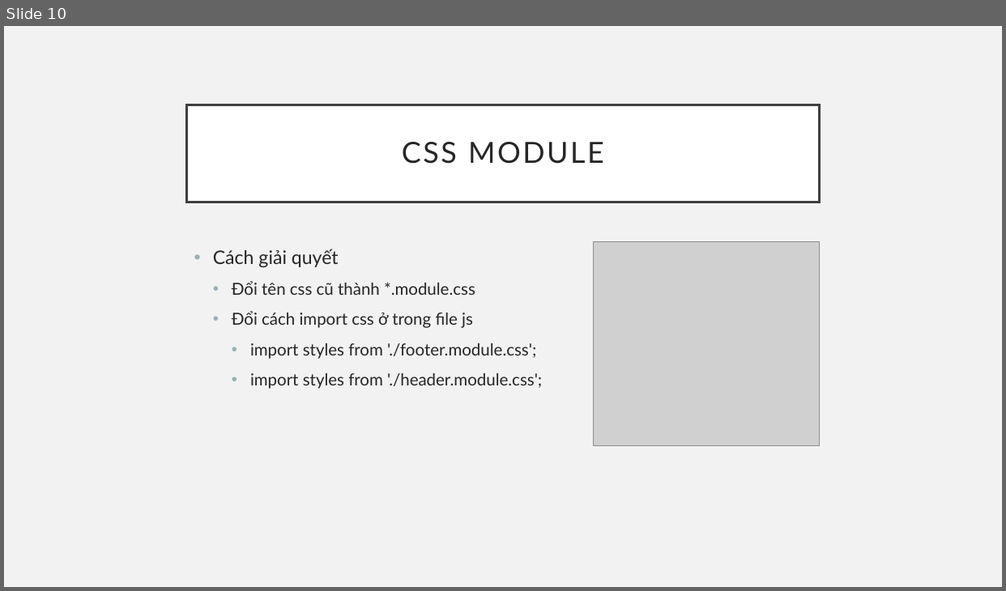
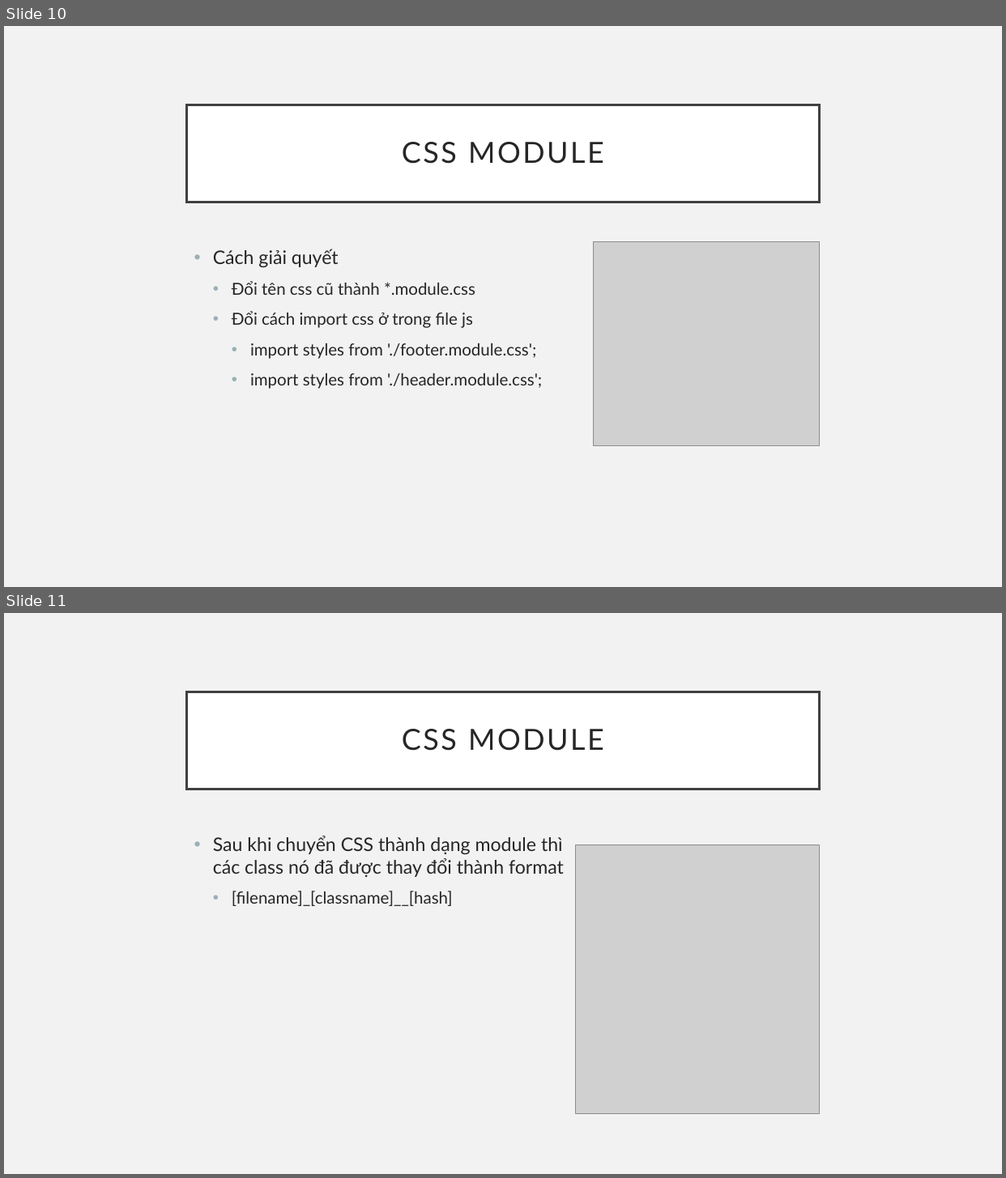
Before and after one commit to sobbingwind/React, a slide deck: 27_Use CSS.pptx. Shown one above the other, each under a label of ours: slide 10 before the commit, slides 10 and 11 after it. The pictures are 1006x591 and 1006x1178 pixels, drawn with LibreOffice and Linux fonts; fonts in the diff are those of the drawing; grey boxes stand for pictures. Boxes give left, top, right and bottom in pixels: in the first picture for what was removed or moved away, otherwise in the second. Text is boxed around its words. In the diff, an @@ line names an element or a change of style, - is before the commit and + after.

```diff
--- a/27_Use CSS.pptx
+++ b/27_Use CSS.pptx
@@ slide 11 added at (4, 613, 1002, 1174), background #F2F2F2 @@
@@ title added at (187, 692, 819, 789), fill #FFFFFF, outline #404040 2.5 pt, 28 pt, text #262626 @@
+CSS MODULE
@@ text added at (213, 836, 564, 906), 18 pt, text #262626 @@
+• Sau khi chuyển CSS thành dạng module thì các class nó đã được thay đổi thành format
+  • [filename]_[classname]__[hash]
@@ picture added at (575, 845, 819, 1114) @@
```
Also in this commit, not shown: 6 other slides added, 1 slide removed.
